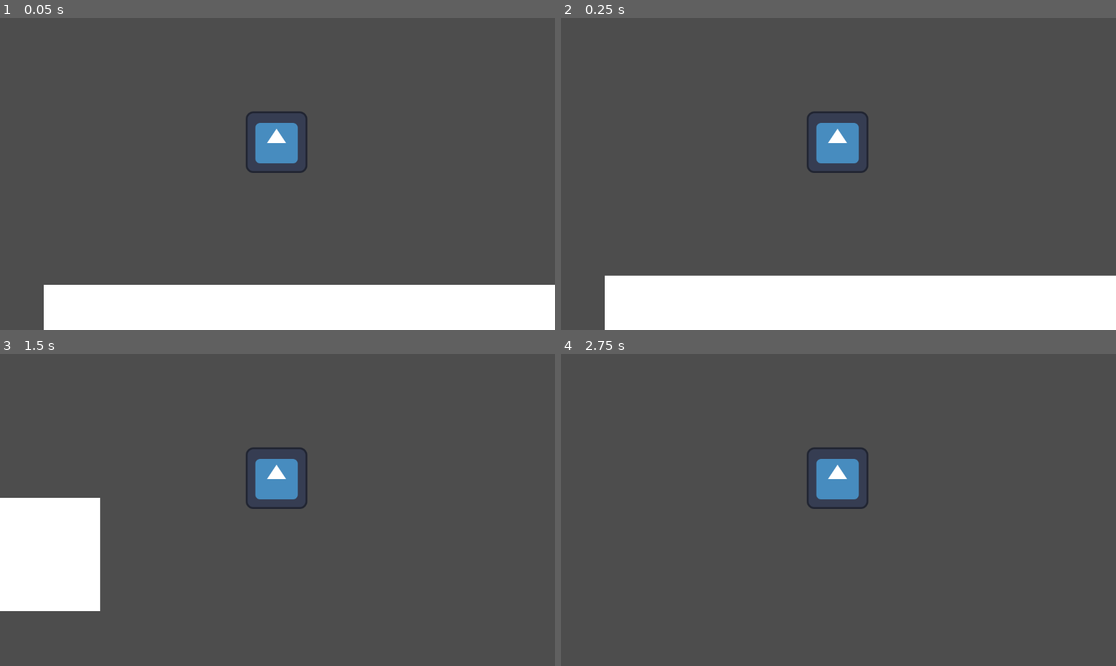
Above: before the commit, frames 1-4 (two rows, left to right).
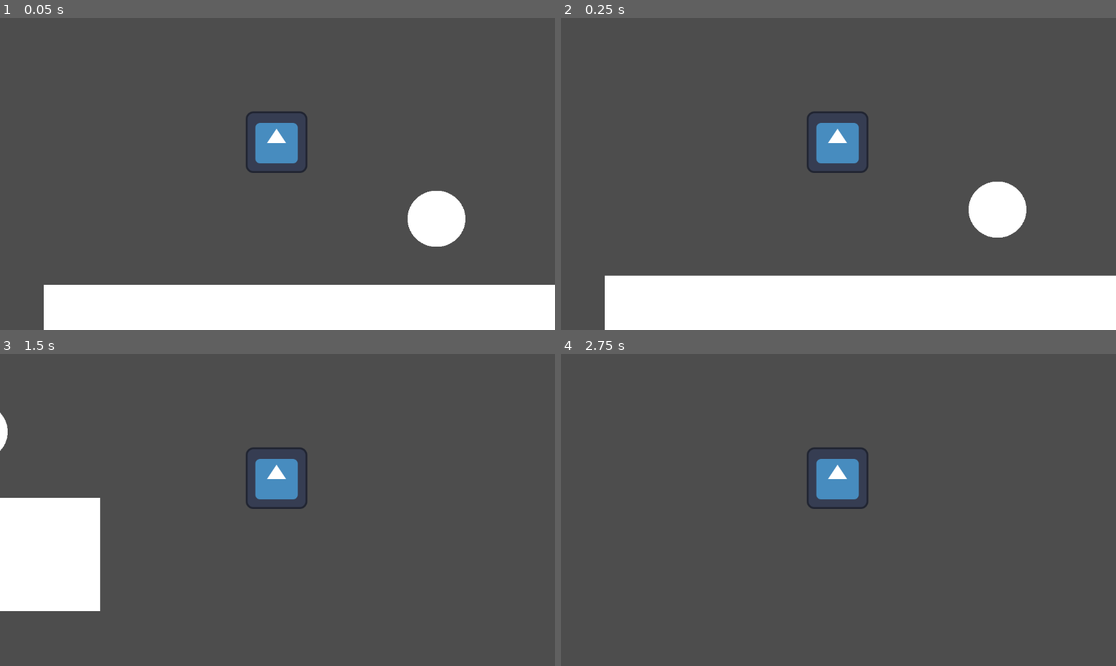
Above: after the commit, the same moments.

Repository: N0V8rs/Squeak-Speed
Game: Godot game, scene res://Assets/Scenes/Main Level.tscn
The game is run twice, just before and just after one commit, with the same random seed, the same clock (stepped at 60 frames per second) and the same inputs. The engine's default icon, where the game draws it, is replaced by a stand-in: a white triangle on a blue panel in a dark square.
Inputs:
- Up to frame 1 (0.05 s): no input
- Up to frame 2 (0.25 s): no input
- Up to frame 3 (1.5 s): hold D (movement_right) from 0.53 s (still down); tap W (jump) at 0.77 s
- Up to frame 4 (2.75 s): tap W (jump) at 1.52 s; tap Enter at 2 s; release D (movement_right) at 2.03 s; hold A (movement_left) from 2.03 s (still down)

The runs differ from the first frame. In frame 1, 1.5% of the frame differs, in the area x 73-84%, y 55-74%; in frame 2, 1.5%, in the area x 73-84%, y 52-71%; in frame 3, 0.1%; in frame 4, nothing differs.

Commit message:
Health and Damage scripts
Need testing to make sure they work
Add to card info

Diff:
--- a/Assets/Scenes/Main Level.tscn
+++ b/Assets/Scenes/Main Level.tscn
@@ -1,6 +1,7 @@
-[gd_scene load_steps=4 format=3 uid="uid://jc8058gpts0r"]
+[gd_scene load_steps=5 format=3 uid="uid://jc8058gpts0r"]
 
 [ext_resource type="PackedScene" uid="uid://c0r32qycjimbd" path="res://Assets/player.tscn" id="1_03wik"]
+[ext_resource type="PackedScene" uid="uid://e8gg00crfxov" path="res://Assets/Scenes/SawTrap.tscn" id="2_0wuhm"]
 
 [sub_resource type="BoxMesh" id="BoxMesh_d0t2l"]
 
@@ -24,3 +25,7 @@
 [node name="CollisionShape2D" type="CollisionShape2D" parent="Platform"]
 position = Vector2(52.5, 342)
 shape = SubResource("RectangleShape2D_rn276")
+
+[node name="MeshInstance2D" parent="." instance=ExtResource("2_0wuhm")]
+position = Vector2(329.993, 94)
+scale = Vector2(120.122, 116.968)
--- /dev/null
+++ b/Assets/Scenes/SawTrap.tscn
@@ -0,0 +1,18 @@
+[gd_scene load_steps=4 format=3 uid="uid://e8gg00crfxov"]
+
+[ext_resource type="Script" path="res://Scripts/HitboxComponent.gd" id="1_ob1go"]
+
+[sub_resource type="SphereMesh" id="SphereMesh_ubj7c"]
+
+[sub_resource type="CircleShape2D" id="CircleShape2D_se3jr"]
+radius = 0.537484
+
+[node name="MeshInstance2D" type="MeshInstance2D"]
+scale = Vector2(15, 15)
+mesh = SubResource("SphereMesh_ubj7c")
+
+[node name="Area2D" type="Area2D" parent="."]
+script = ExtResource("1_ob1go")
+
+[node name="CollisionShape2D" type="CollisionShape2D" parent="Area2D"]
+shape = SubResource("CircleShape2D_se3jr")
--- /dev/null
+++ b/Assets/health_component.tscn
@@ -0,0 +1,6 @@
+[gd_scene load_steps=2 format=3 uid="uid://bltw833pspllr"]
+
+[ext_resource type="Script" path="res://Scripts/HealthComponent.gd" id="1_j7ns8"]
+
+[node name="HealthComponent" type="Node2D"]
+script = ExtResource("1_j7ns8")
--- /dev/null
+++ b/Assets/hitbox_component.tscn
@@ -0,0 +1,3 @@
+[gd_scene format=3 uid="uid://c8hb5le48bmbx"]
+
+[node name="HitboxComponent" type="Area2D"]
--- a/Assets/player.tscn
+++ b/Assets/player.tscn
@@ -1,7 +1,8 @@
-[gd_scene load_steps=4 format=3 uid="uid://c0r32qycjimbd"]
+[gd_scene load_steps=5 format=3 uid="uid://c0r32qycjimbd"]
 
 [ext_resource type="Script" path="res://Scripts/Player.gd" id="1_m3t20"]
 [ext_resource type="Texture2D" uid="uid://bqahhsv1dbe0w" path="res://icon.svg" id="2_uy4gs"]
+[ext_resource type="PackedScene" uid="uid://bltw833pspllr" path="res://Assets/health_component.tscn" id="3_jglqn"]
 
 [sub_resource type="RectangleShape2D" id="RectangleShape2D_jfevb"]
 size = Vector2(128, 128)
@@ -19,3 +20,5 @@
 shape = SubResource("RectangleShape2D_jfevb")
 
 [node name="Camera2D" type="Camera2D" parent="."]
+
+[node name="HealthComponent" parent="." instance=ExtResource("3_jglqn")]
--- /dev/null
+++ b/Scripts/HealthComponent.gd
@@ -0,0 +1,17 @@
+extends Node2D
+class_name HealthComponent
+
+@export var max_health = 1
+var current_health
+
+func _ready():
+	current_health = max_health
+
+func damage(amount):
+	current_health -= amount
+	if current_health <= 0:
+		die()
+
+func die():
+	#AnimatedSprite2D
+	get_parent().queue_free()
--- /dev/null
+++ b/Scripts/HitboxComponent.gd
@@ -0,0 +1,8 @@
+extends Area2D
+
+@export var damage_amount = 1
+
+func _on_Area2D_body_entered(body):
+	if body is HealthComponent:
+		body.damage(damage_amount)
+		print(damage_amount)
